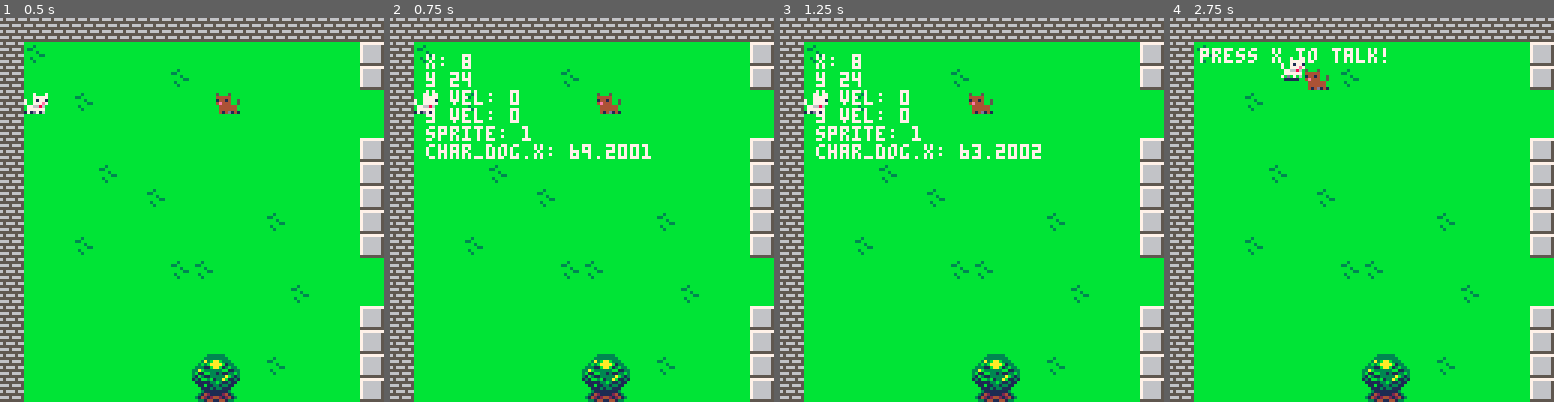
Above: before the commit, frames 1-4 (left to right).
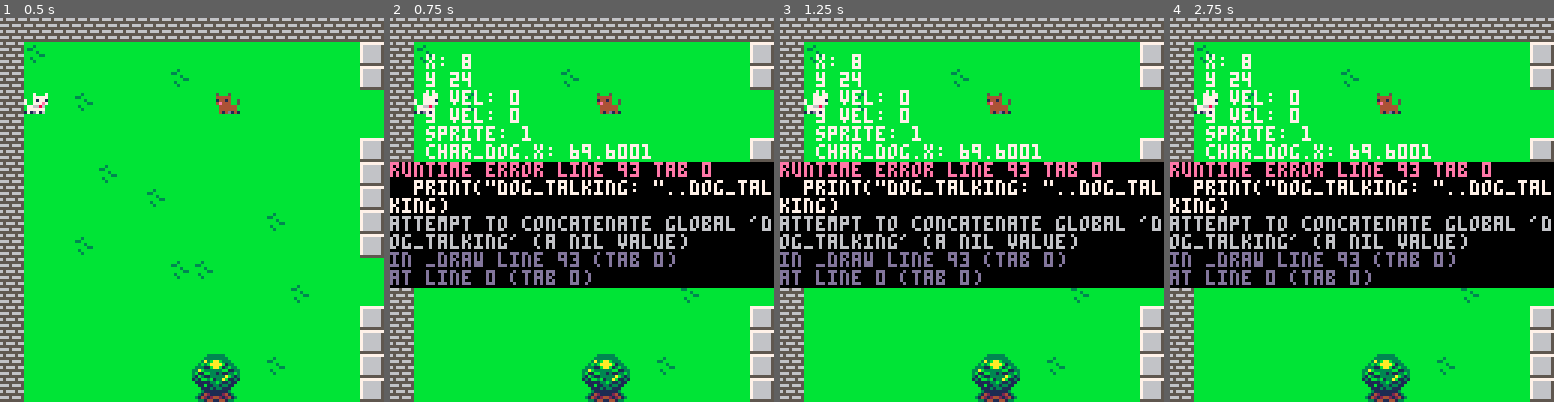
Above: after the commit, the same moments.

Repository: Mackeriah/FurlockBones-game
Game: PICO-8 cartridge furlock bones.p8
Same seed, same stepped clock (60 frames per second), same inputs: the game is played once before the commit and once after it.
Inputs:
- Up to frame 1 (0.5 s): tap X (X key) at 0.33 s
- Up to frame 2 (0.75 s): tap O (Z key) at 0.7 s
- Up to frame 3 (1.25 s): tap X (X key) at 1.07 s
- Up to frame 4 (2.75 s): hold Right 1.6-2.1 s; tap O (Z key) at 1.7, 2.1, 2.5 s; tap X (X key) at 1.85 s; hold Up 2.15-2.42 s; hold Right from 2.47 s (still down)

Frame 1 is identical in both runs. In frame 2, 33% of the frame differs, in the area x 0-100%, y 32-71%; in frame 3, 33%; in frame 4, 36%, in the area x 0-100%, y 7-71%.
Error after the commit: runtime error line 93 tab 0; print("dog_talking: "..dog_talking); attempt to concatenate global 'dog_talking' (a nil value)

Commit message:
added dog conversation because why not?

Diff:
--- a/furlock bones.p8
+++ b/furlock bones.p8
@@ -11,6 +11,7 @@
 	activeGame = false
 	anim_time = 0
 	anim_wait = 0.1
+	dog_talking = no
 end
 
 --[[ CONTROL +K +J = unfold all
@@ -54,14 +55,16 @@
 end
 
 function draw_menu()
+	--[[ I'll have other stuff here later of course
+	which is why this currently looks a bit bare! ]]
 	format_text_centered(text_array, 7) -- display menu text
 end
 
 function draw_game()
- 	camera(camera_x,camera_y) -- maybe move this and 3 lines below INTO draw
+ 	camera(camera_x,camera_y)
  	map(0,0,0,0,128,32)
  	spr(player.sprite,player.x,player.y,1,1,player.direction==-1)
-	spr(char_dog.sprite,char_dog.x,char_dog.y,1,1,-1)
+	spr(char_dog.sprite,char_dog.x,char_dog.y,1,1,char_dog.direction==-1)
 end
 
 function _update60()
@@ -70,7 +73,7 @@
 		animate_player()
 		move_player() -- MUST be before camera_follow_player
 		camera_follow_player() -- MUST be after move_player
-		move_char()
+		move_char_dog()
 	else
 		if (btn(❎)) then activeGame = true end
 	end
@@ -79,12 +82,10 @@
 function _draw()
 	cls()
 	if activeGame == false then draw_menu() end
-	if activeGame == true  then draw_game() end
-	if (character_collision(player.x,player.y,char_dog.x,char_dog.y)) then
-		char_dog.speed = 0
-		print("press x to talk!",10,10,7)
-	end
-	-- debugging
+	if activeGame == true then
+		draw_game()
+		if (char_collision(player.x,player.y,char_dog.x,char_dog.y)) then end
+	end
 	if (debug_mode == true) then
 		print("x: "..player.x,12,12,7)
 		print("y "..player.y)
@@ -92,6 +93,7 @@
 		print("y vel: "..player.velocity_y)
 		print("sprite: "..player.sprite)
 		print("char_dog.x: "..char_dog.x)
+		print("dog_talking: "..dog_talking)
 	end
 end
 
@@ -219,21 +221,21 @@
 	char_dog.y = 24
 	char_dog.sprite = 6
 	char_dog.speed = 0.2
-end
-
-function move_char()
+	char_dog.direction = -1
+end
+
+function move_char_dog()
 	if player.x < char_dog.x then
   		char_dog.x -= char_dog.speed
+		char_dog.direction = -1
  	end
-
  	if player.x > char_dog.x then
   		char_dog.x += char_dog.speed
+		char_dog.direction = 1
  	end
-
  	if player.y < char_dog.y then
   		char_dog.y -= char_dog.speed
  	end
-
  	if player.y > char_dog.y then
   		char_dog.y += char_dog.speed
  	end
@@ -242,10 +244,31 @@
 -->8
 -- collision functions
 
-function character_collision(ax,ay,bx,by)
-	if bx+8>ax and bx<ax+8 and by+8>ay and by<ay+8 then
-  		return true
+function choose_dog_convo()
+	if dog_talking == no then
+		--choice = flr(rnd(6))
+		choice = rnd{1,2,3,4,5}
+		dog_talking = yes
+	end
+end
+
+dog_talk={}
+dog_talk[1] = "woof?"
+dog_talk[2] = "bark"
+dog_talk[3] = "*sniff sniff*"
+dog_talk[4] = "yip!"
+dog_talk[5] = "whimper..."
+
+function char_collision(playerx,playery,charx,chary)
+	if charx +10 > playerx and charx < playerx +10 and chary +10 > playery and chary < playery +10 then
+  		char_dog.speed = 0
+		print(dog_talk[choice],char_dog.x,char_dog.y-10,7)
+		dog_talking = yes
+		return true
  	else
+	 	char_dog.speed = 0.2
+		dog_talking = no
+		choose_dog_convo()
   		return false
  	end
 end
